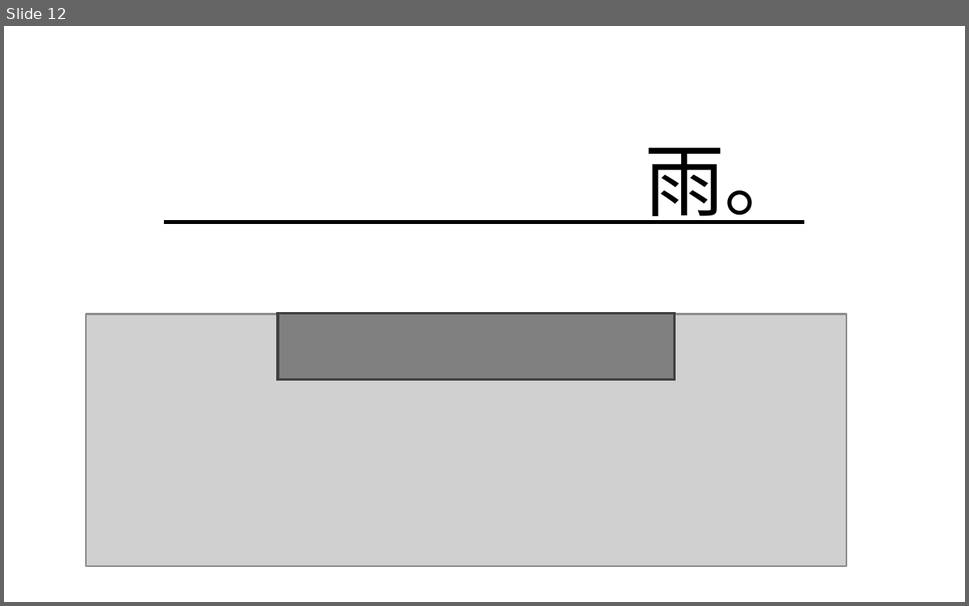
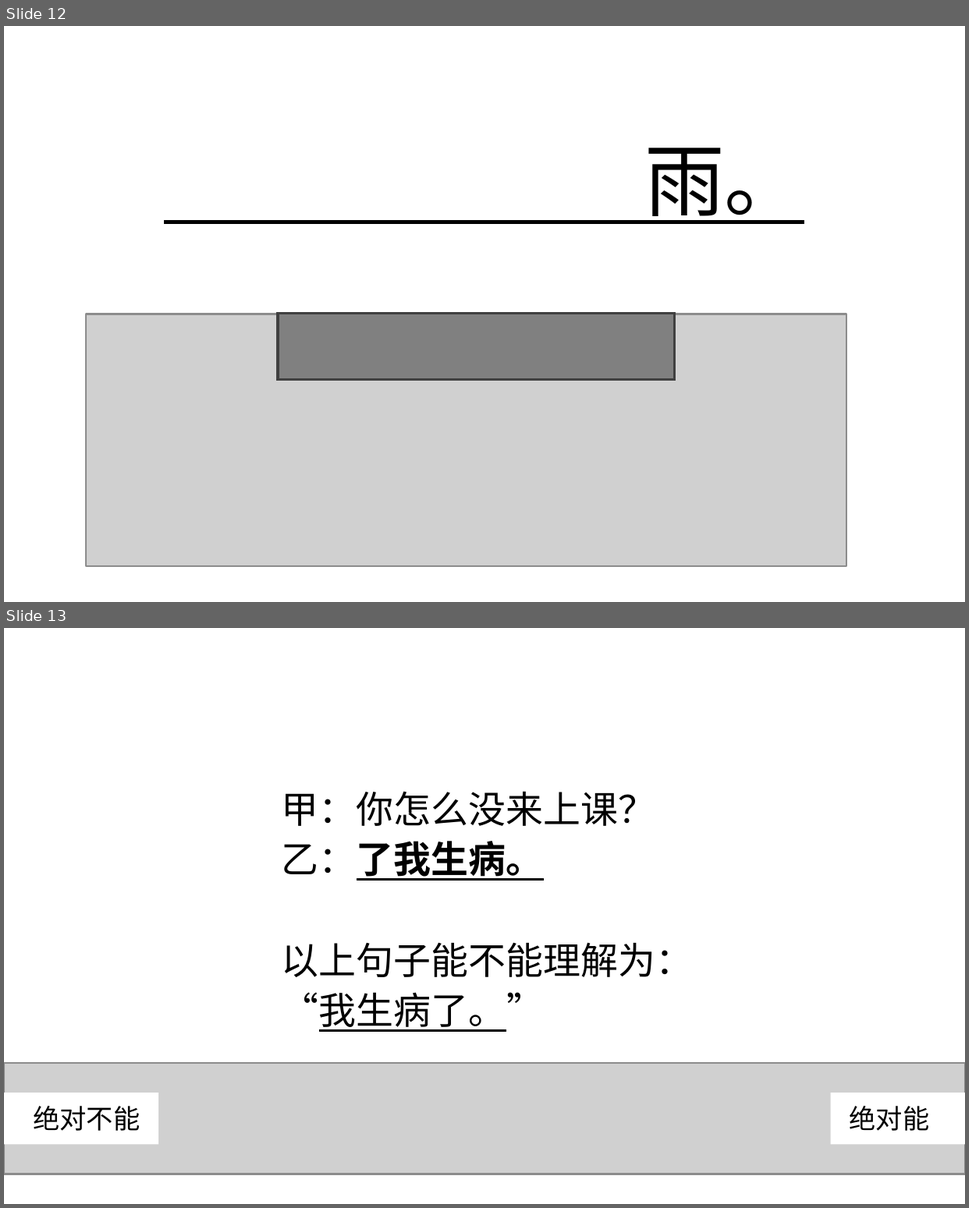
Before and after one commit to z-n-huang/z-n-huang.github.io, a slide deck: resources/gifs/SPR_animations.pptx. Shown one above the other, each under a label of ours: slide 12 before the commit, slides 12 and 13 after it. The pictures are 969x606 and 969x1208 pixels, drawn with LibreOffice and Linux fonts; fonts in the diff are those of the drawing; grey boxes stand for pictures. Boxes give left, top, right and bottom in pixels: in the first picture for what was removed or moved away, otherwise in the second. Text is boxed around its words. In the diff, an @@ line names an element or a change of style, - is before the commit and + after.

```diff
--- a/resources/gifs/SPR_animations.pptx
+++ b/resources/gifs/SPR_animations.pptx
@@ slide 13 added at <box>4,628,965,1204</box>, background #FFFFFF @@
@@ text added at <box>282,791,694,1032</box>, 14 pt, text #000000 @@
+甲：你怎么没来上课？
+乙：了我生病。
+以上句子能不能理解为：
+“我生病了。”
@@ picture added at <box>4,1062,965,1174</box> @@
@@ rectangle added at <box>4,1093,158,1145</box>, fill #FFFFFF, 10 pt, text #000000 @@
+绝对不能
@@ rectangle added at <box>831,1093,965,1145</box>, fill #FFFFFF, 10 pt, text #000000 @@
+绝对能
```
Also in this commit, not shown: 1 other slide added, 3 other files.
